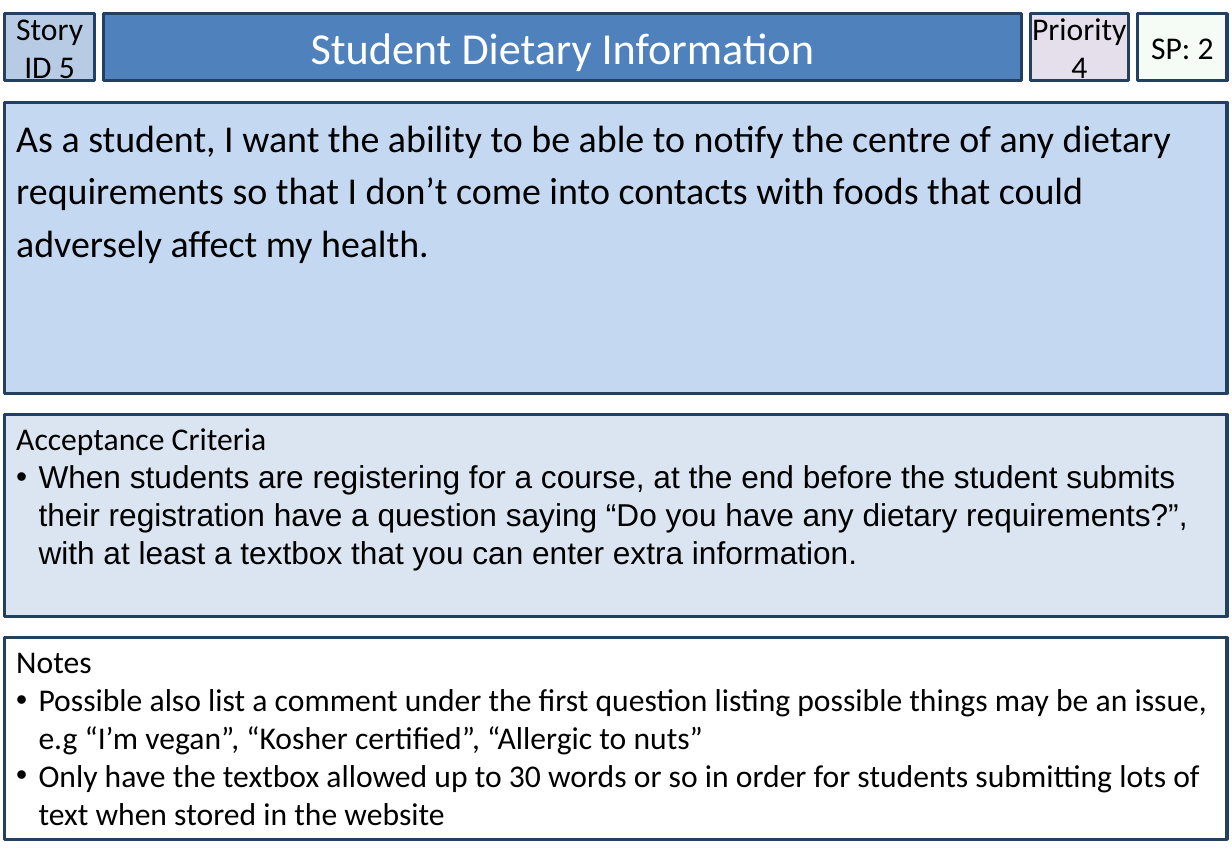
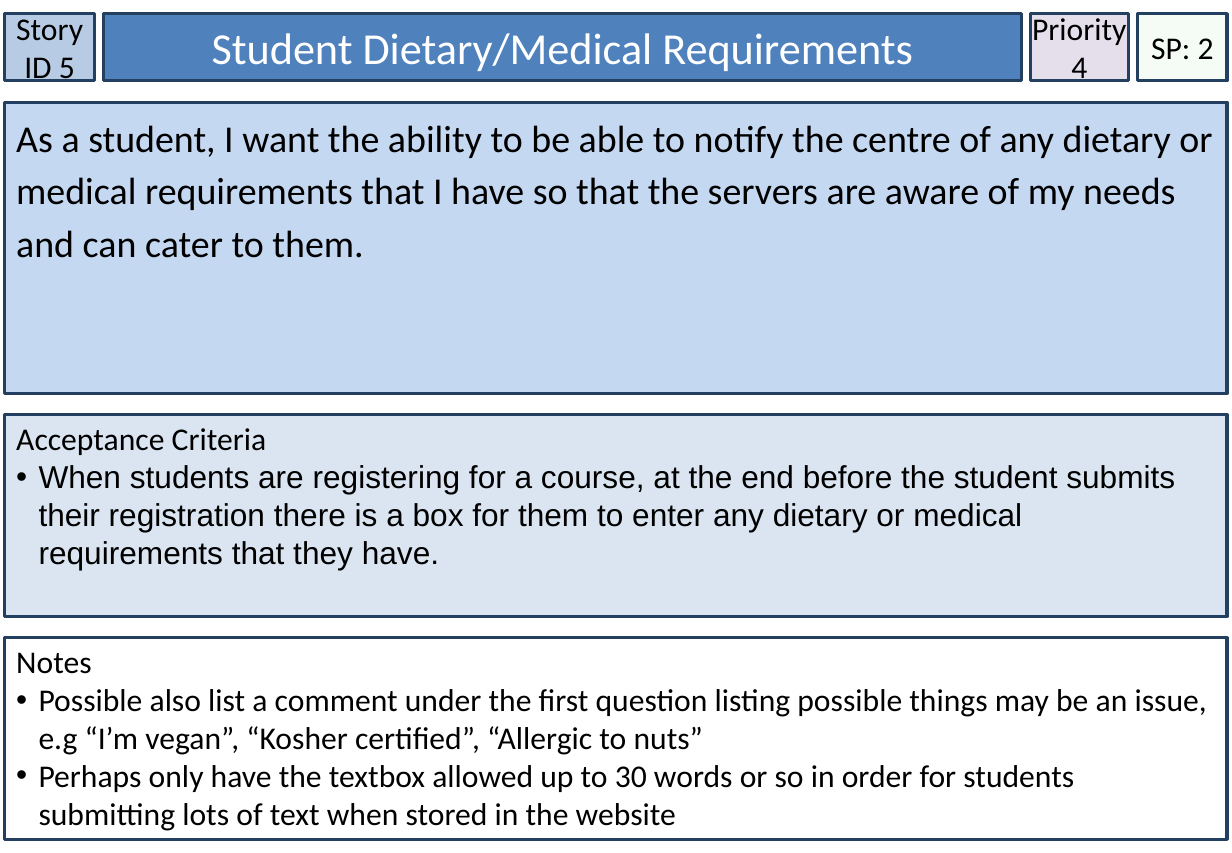
Before and after one commit to tross78/IFB299, a slide deck: slide 15 of User Stories.pptx (slide 28 before the commit). Drawn at 1232x853 pixels with LibreOffice and Linux fonts; fonts in the diff are those of the drawing. Boxes give left, top, right and bottom in pixels: in the first picture for what was removed or moved away, otherwise in the second. Text is boxed around its words. In the diff, an @@ line names an element or a change of style, - is before the commit and + after.

```diff
--- a/User Stories.pptx
+++ b/User Stories.pptx
@@ text in rectangle at [212, 33, 913, 71]: text changed @@
-Student Dietary Information
+Student Dietary/Medical Requirements
@@ text in rectangle at [16, 125, 1212, 258]: text changed @@
-As a student, I want the ability to be able to notify the centre of any dietary requirements so that I don’t come into contacts with foods that could adversely affect my health.
+As a student, I want the ability to be able to notify the centre of any dietary or medical requirements that I have so that the servers are aware of my needs and can cater to them.
@@ text in rectangle at [39, 465, 1175, 570]: text changed @@
-• When students are registering for a course, at the end before the student submits their registration have a question saying “Do you have any dietary requirements?”, with at least a textbox that you can enter extra information.
+• When students are registering for a course, at the end before the student submits their registration there is a box for them to enter any dietary or medical requirements that they have.
@@ text in rectangle at [39, 765, 1074, 831]: text changed @@
-• Only have the textbox allowed up to 30 words or so in order for students submitting lots of text when stored in the website
+• Perhaps only have the textbox allowed up to 30 words or so in order for students submitting lots of text when stored in the website
```
Also in this commit, not shown: 9 other slides changed, 2 slides added, 1 slide removed, 1 other file.
